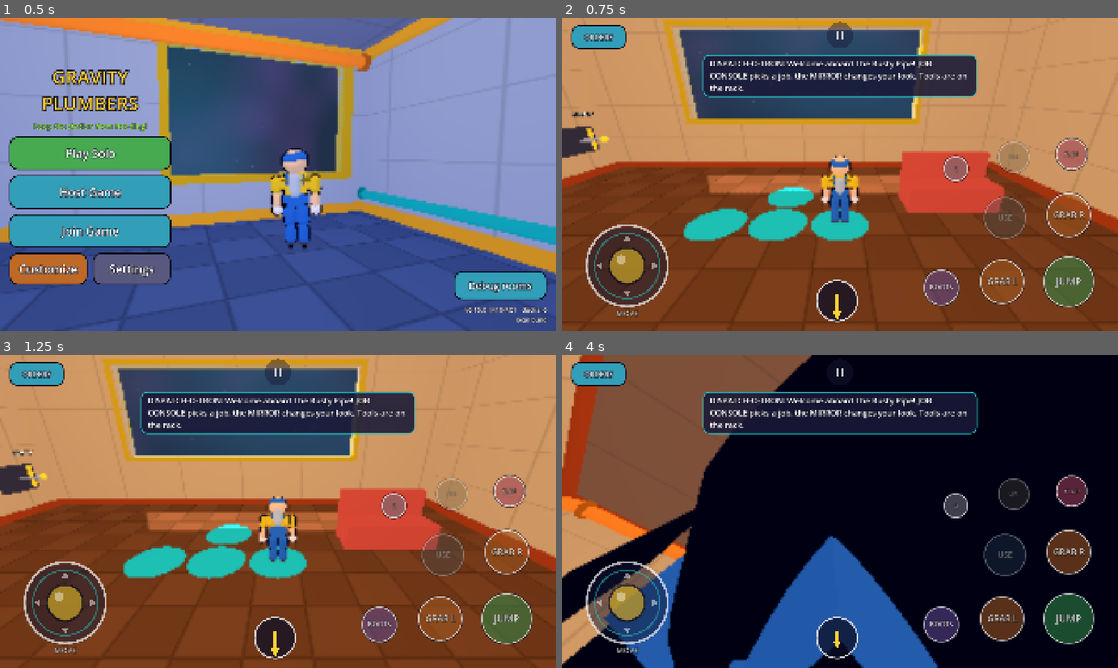
Above: before the commit, frames 1-4 (two rows, left to right).
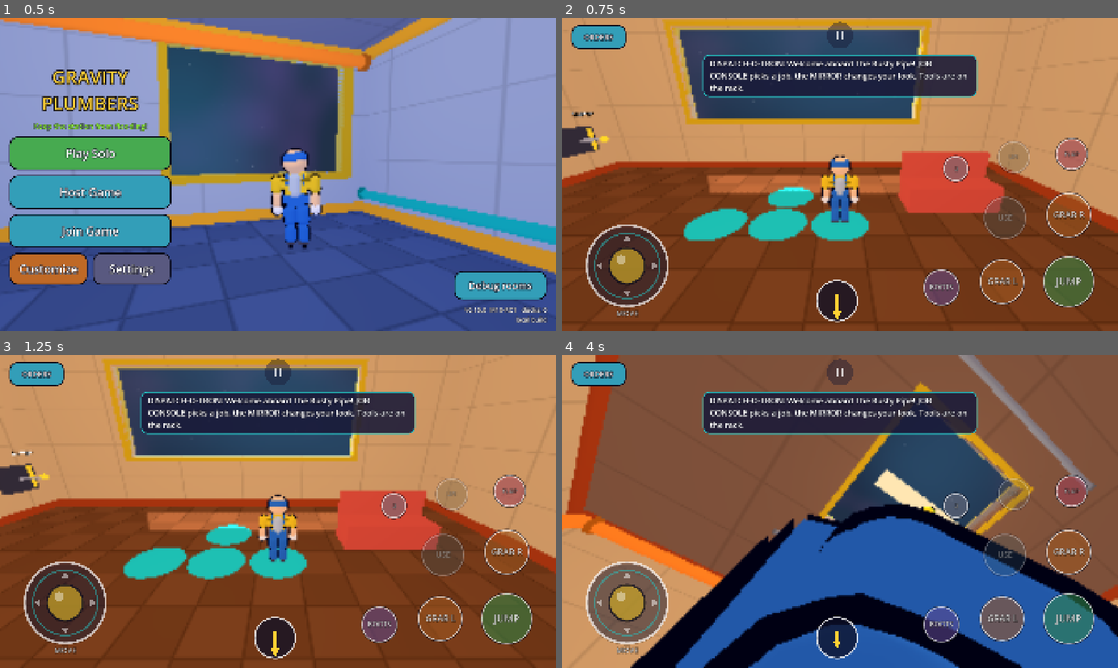
Above: after the commit, the same moments.

Repository: KreeMA4/Gravity-Plumbers
Game: Godot game, scene res://scenes/main.tscn
Two runs of this game, one before a commit and one after it. Both use one fixed random seed, a clock stepped at 60 frames per second and the inputs below.
Inputs (mouse positions are in pixels of both pictures, inside the frame that each line leads up to):
- Up to frame 1 (0.5 s): no input
- Up to frame 2 (0.75 s): click "Play Solo" at 0.5 s
- Up to frame 3 (1.25 s): no input
- Up to frame 4 (4 s): move the mouse to (962, 495) at 1.27 s; hold E (grab_right) 1.28-2 s; hold G (boots) 1.28-2 s; click (962, 495) at 1.42 s; tap Space (jump) at 1.52, 1.82 s; drag from (728, 527) to (812, 574) at 2.02 s; move the mouse to (895, 442) at 2.77 s; hold E (grab_right) 2.78-3.5 s; hold R (flop) 2.78-3.5 s; drag from (812, 574) to (673, 464) at 3.52 s

Frame 1 is identical in both runs. In frame 2, 0.6% of the frame differs, in the area x 1-79%, y 3-72%; in frame 3, 1.9%; in frame 4, 66%, in the area x 0-100%, y 0-100%.

Commit message:
Upright servo stiffer (blend 0.85): muscle report showed legs/spine on target and only upright stiffness mattered
Co-Authored-By: Claude Opus 5.5 <noreply@anthropic.com>
Claude-Session: https://claude.ai/code/session_019hcM1SCDrmPhwmmN5CDoFM

Diff:
--- a/scripts/core/tuning.gd
+++ b/scripts/core/tuning.gd
@@ -50,9 +50,9 @@
 var JOINT_MAX_ANG_ACCEL: float = 900.0  ## Clamp on joint correction (rad/s^2) so nothing explodes.
 var UPRIGHT_KP: float = 260.0           ## How hard chest and pelvis turn to stay upright.
 var UPRIGHT_KD: float = 26.0            ## (legacy PD gains, kept for reference; the servo below is used)
-var UPRIGHT_SERVO_RATE: float = 9.0     ## Upright correction speed (1/s): ~0.11 s to close a tilt.
-var UPRIGHT_SERVO_BLEND: float = 0.35   ## Per-tick blend toward the corrective spin (higher = stiffer).
-var UPRIGHT_MAX_SPIN: float = 12.0      ## Cap on the corrective spin (rad/s).
+var UPRIGHT_SERVO_RATE: float = 12.0    ## Upright correction speed (1/s): ~0.08 s to close a tilt.
+var UPRIGHT_SERVO_BLEND: float = 0.85   ## Per-tick blend toward the corrective spin (higher = stiffer).
+var UPRIGHT_MAX_SPIN: float = 14.0      ## Cap on the corrective spin (rad/s).
 var TURN_RATE: float = 9.0              ## How fast the body turns to face where it walks (1/s).
 var RIDE_HEIGHT: float = 0.86           ## Pelvis height above the floor while standing.
 var RIDE_SPRING: float = 140.0          ## Spring holding the pelvis at ride height.
--- a/tests/gameplay_e2e_impl.gd
+++ b/tests/gameplay_e2e_impl.gd
@@ -586,11 +586,11 @@
 	var defaults: Array = [Tuning.LEG_STRENGTH_ON_FEET, Tuning.LEG_FEED_FORWARD, Tuning.HIPS_UPRIGHT_FRAME,
 		Tuning.STANCE_PRESS, Tuning.UPRIGHT_SERVO_BLEND, Tuning.STANCE_FOOT_FRICTION, Tuning.HIP_REACTION]
 	var configs: Array = [
-		["current", 2.6, true, true, 0.015, 0.35, 0.25, 0.0],
-		["legacy_legs", 1.0, false, false, 0.0, 0.35, 1.2, 0.35],
-		["legacy_legs_servo0.6", 1.0, false, false, 0.0, 0.6, 1.2, 0.35],
-		["boost1_worldhips", 1.0, false, true, 0.0, 0.35, 0.25, 0.0],
-		["boost1_pelviships_r0", 1.0, false, false, 0.0, 0.35, 0.25, 0.0],
+		["current(servo0.85)", 2.6, true, true, 0.015, 0.85, 0.25, 0.0],
+		["servo0.6", 2.6, true, true, 0.015, 0.6, 0.25, 0.0],
+		["servo1.0", 2.6, true, true, 0.015, 1.0, 0.25, 0.0],
+		["servo0.85_boost1.6", 1.6, true, true, 0.015, 0.85, 0.25, 0.0],
+		["servo0.85_stancegrip0.8", 2.6, true, true, 0.015, 0.85, 0.8, 0.0],
 	]
 	quiet_legs = true
 	for c: Variant in configs:
